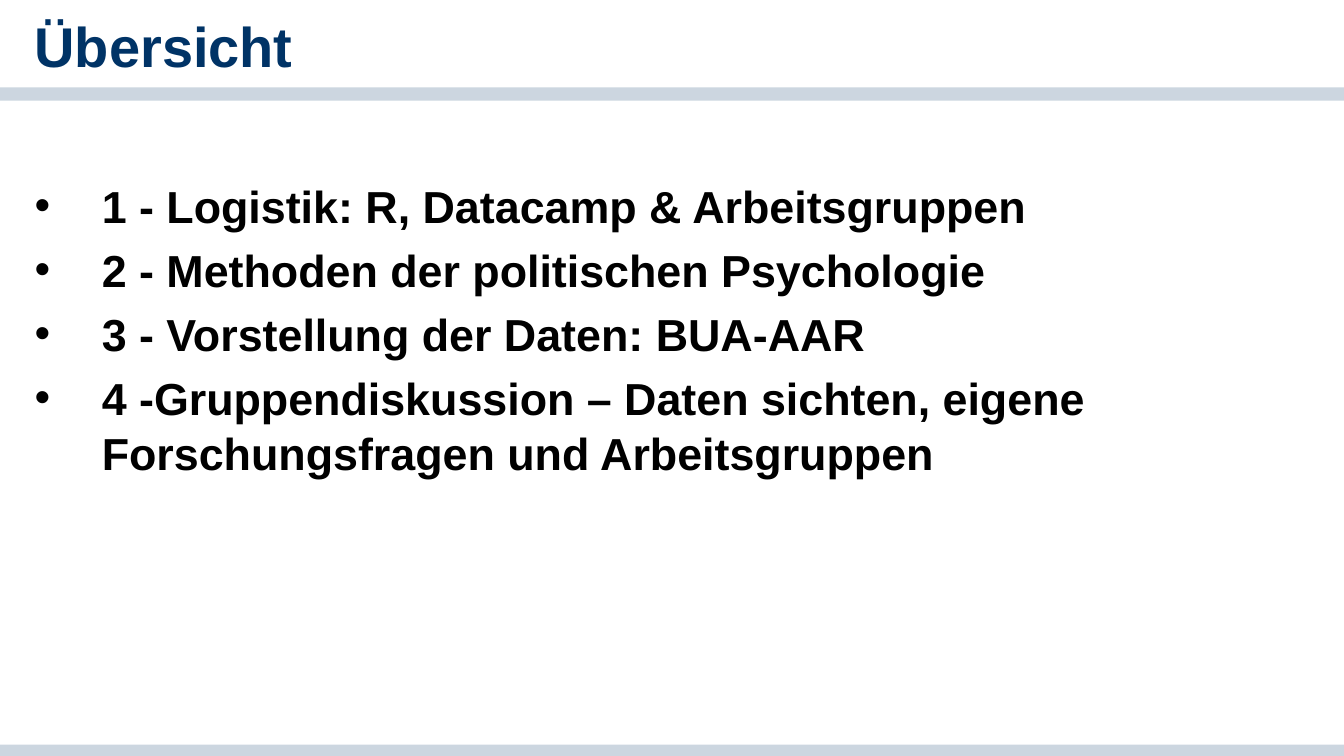
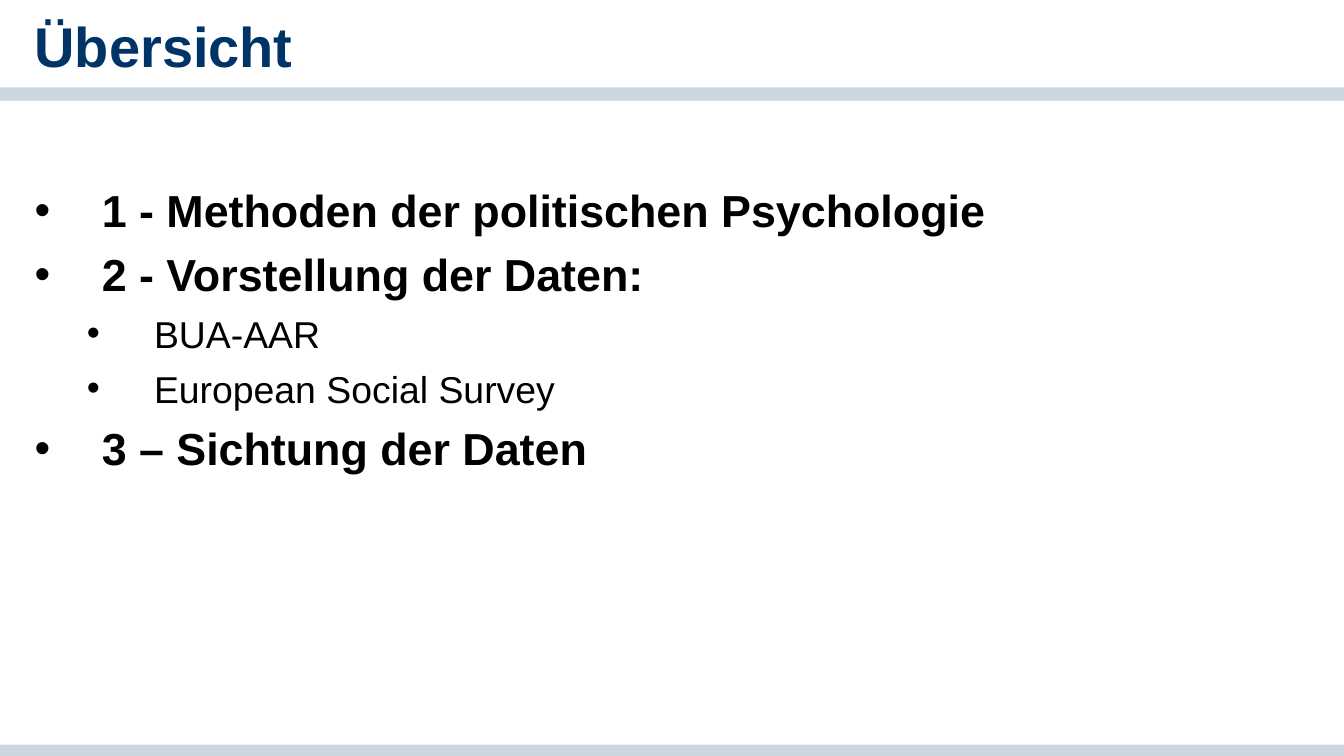
Before and after one commit to cgnguyen/class_political_psychology, a slide deck: slide 2 of 2_Slides_Literature/2_Basics of Political Psychology/2-Methoden und Theorien der politischen Psychologie.pptx. Drawn at 1344x756 pixels with LibreOffice and Linux fonts; fonts in the diff are those of the drawing; background and template pictures are left out. Boxes give left, top, right and bottom in pixels: in the first picture for what was removed or moved away, otherwise in the second. Text is boxed around its words. In the diff, an @@ line names an element or a change of style, - is before the commit and + after.

```diff
--- a/2_Slides_Literature/2_Basics of Political Psychology/2-Methoden und Theorien der politischen Psychologie.pptx
+++ b/2_Slides_Literature/2_Basics of Political Psychology/2-Methoden und Theorien der politischen Psychologie.pptx
@@ text at box(102, 194, 985, 474): text changed @@
-• 1 - Logistik: R, Datacamp & Arbeitsgruppen
-• 2 - Methoden der politischen Psychologie
-• 3 - Vorstellung der Daten: BUA-AAR
-• 4 -Gruppendiskussion – Daten sichten, eigene Forschungsfragen und Arbeitsgruppen
+• 1 - Methoden der politischen Psychologie
+• 2 - Vorstellung der Daten:
+  • BUA-AAR
+  • European Social Survey
+• 3 – Sichtung der Daten
```
Also in this commit, not shown: 2 other slides changed, 2 slides added, 10 slides removed.
